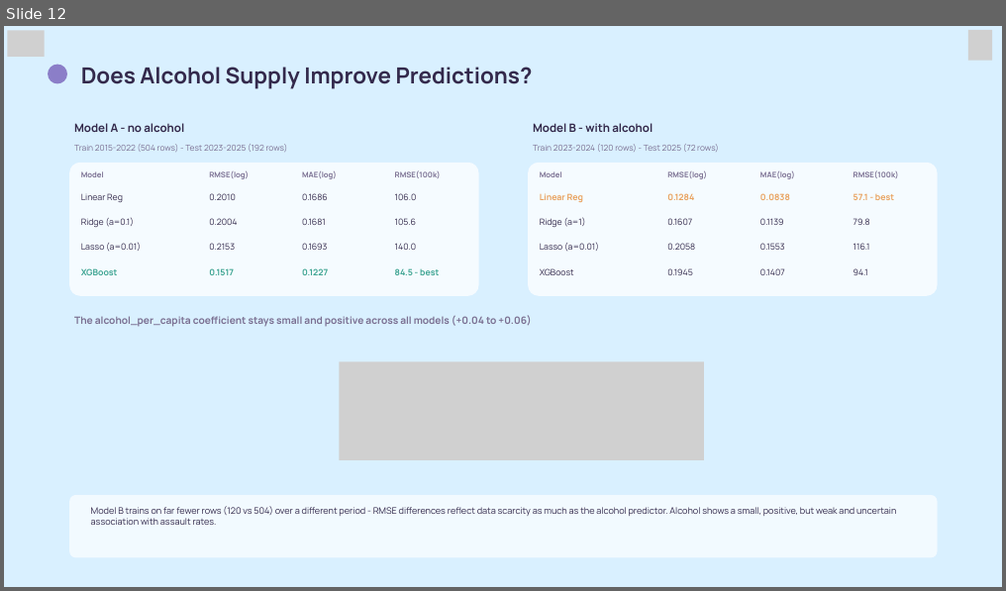
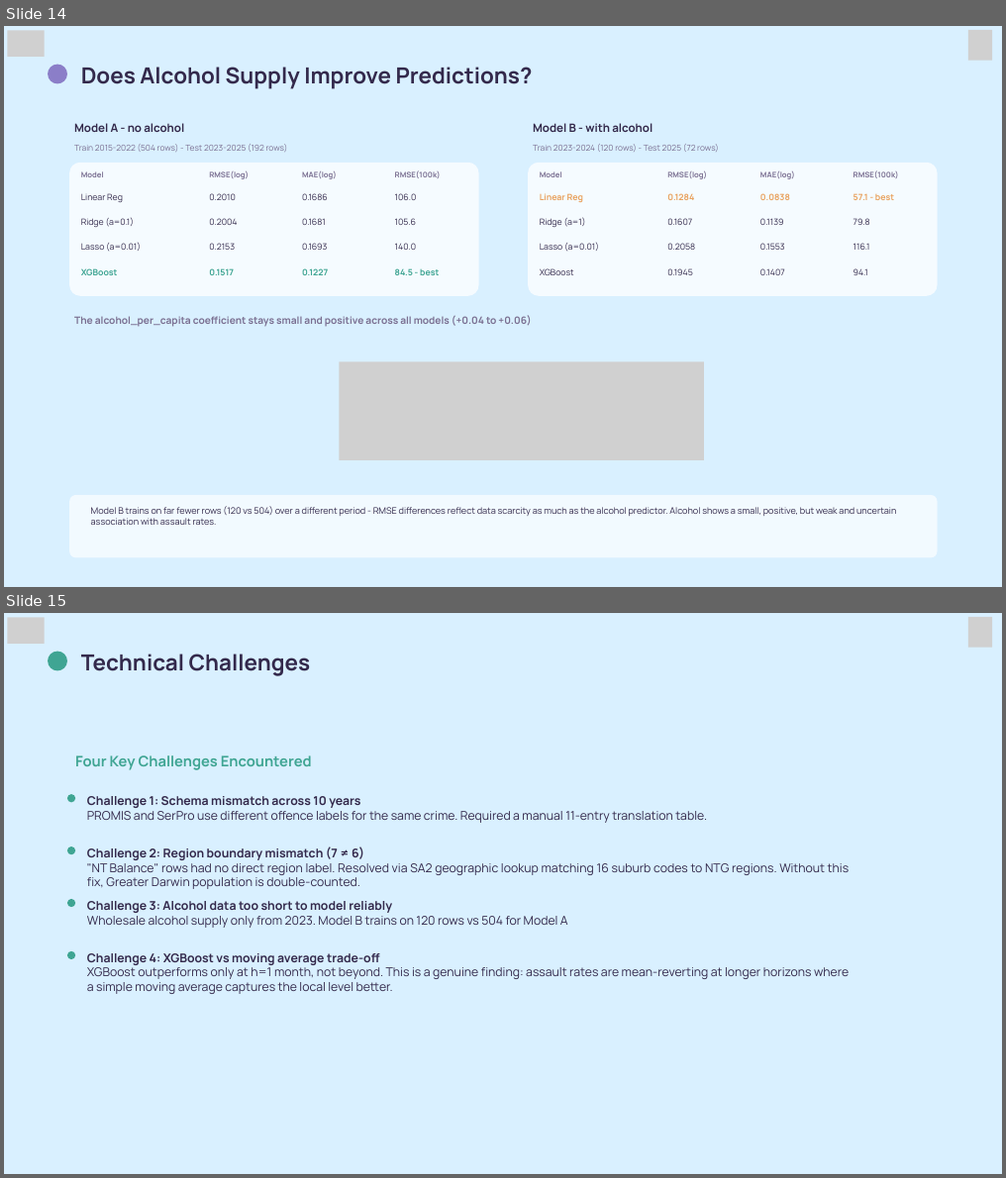
Before and after one commit to HendrickDang/PRT661-DATA-SCIENCE-PRACTICE, a slide deck: Reports/PRT661_Slides.pptx.pptx. Shown one above the other, each under a label of ours: slide 12 before the commit, slides 14 and 15 after it. The pictures are 1006x591 and 1006x1178 pixels, drawn with LibreOffice and Linux fonts; fonts in the diff are those of the drawing; grey boxes stand for pictures. Boxes give left, top, right and bottom in pixels: in the first picture for what was removed or moved away, otherwise in the second. Text is boxed around its words. In the diff, an @@ line names an element or a change of style, - is before the commit and + after.

```diff
--- a/Reports/PRT661_Slides.pptx.pptx
+++ b/Reports/PRT661_Slides.pptx.pptx
@@ slide 15 added at (4, 613, 1002, 1174), background #FFFFFF @@
@@ freeform shape added at (4, 613, 1002, 1174), fill #D9F0FF @@
@@ picture added at (8, 618, 45, 644) @@
@@ picture added at (968, 617, 992, 648) @@
@@ freeform shape added at (48, 652, 67, 670), fill #3FA593 @@
@@ text added at (81, 654, 311, 676), 32 pt, text #33294B, bold @@
+Technical Challenges
@@ text added at (75, 756, 312, 770), 21 pt, text #3FA593, bold @@
+Four Key Challenges Encountered
@@ freeform shape added at (67, 794, 75, 802), fill #3FA593 @@
@@ text added at (87, 796, 707, 823), 17.5 pt, text #33294B @@
+Challenge 1: Schema mismatch across 10 years
+PROMIS and SerPro use different offence labels for the same crime. Required a manual 11-entry translation table.
@@ freeform shape added at (67, 847, 75, 855), fill #3FA593 @@
@@ text added at (87, 847, 848, 889), 17.5 pt, text #33294B @@
+Challenge 2: Region boundary mismatch (7 ≠ 6)
+"NT Balance" rows had no direct region label. Resolved via SA2 geographic lookup matching 16 suburb codes to NTG regions. Without this fix, Greater Darwin population is double-counted.
@@ freeform shape added at (67, 899, 75, 907), fill #3FA593 @@
@@ text added at (87, 901, 568, 928), 17.5 pt, text #33294B @@
+Challenge 3: Alcohol data too short to model reliably
+Wholesale alcohol supply only from 2023. Model B trains on 120 rows vs 504 for Model A
@@ freeform shape added at (67, 952, 75, 959), fill #3FA593 @@
@@ text added at (87, 954, 848, 994), 17.5 pt, text #33294B @@
+Challenge 4: XGBoost vs moving average trade-off
+XGBoost outperforms only at h=1 month, not beyond. This is a genuine finding: assault rates are mean-reverting at longer horizons where a simple moving average captures the local level better.
@@ what was slide 12 is now slide 14 @@
```
Also in this commit, not shown: 3 slides changed, 3 other slides added.
